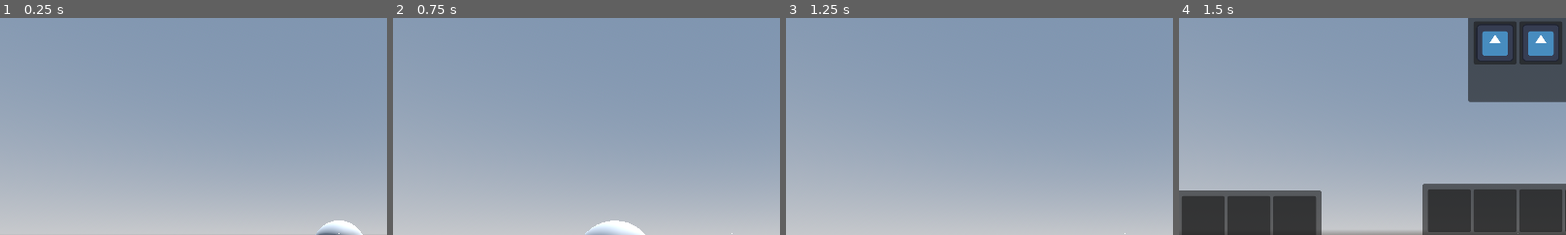
Above: before the commit, frames 1-4 (left to right).
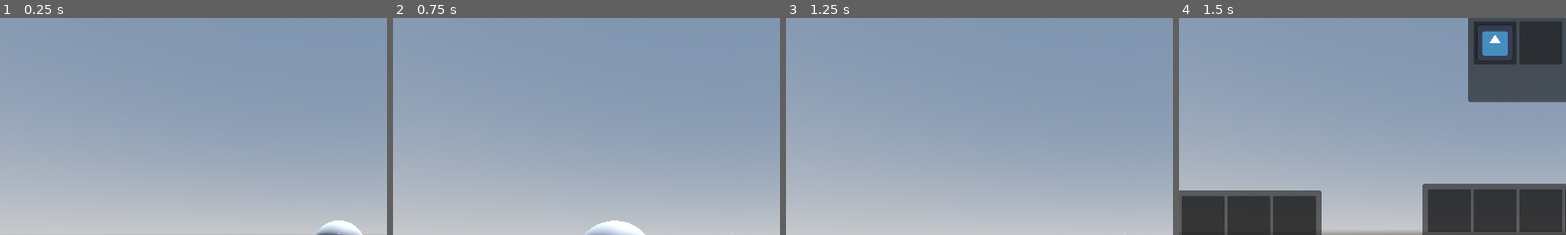
Above: after the commit, the same moments.

Repository: jevonsp/boomer-shooter
Game: Godot game, scene res://main/main.tscn
Two runs of this game, one before a commit and one after it. Both use one fixed random seed, a clock stepped at 60 frames per second and the inputs below. The engine's default icon, where the game draws it, is replaced by a stand-in: a white triangle on a blue panel in a dark square.
Inputs (mouse positions are % of the whole screen's width and height, from its top left):
- Up to frame 1 (0.25 s): no input
- Up to frame 2 (0.75 s): tap Enter at 0.5 s; move the mouse to (55, 50) at 0.52 s; hold W from 0.53 s (still down); tap E at 0.6 s; click (55, 50) at 0.67 s
- Up to frame 3 (1.25 s): keep holding W; tap Space at 0.77 s
- Up to frame 4 (1.5 s): keep holding W; move the mouse to (45, 50) at 1.27 s; tap Tab at 1.35 s; click (45, 50) at 1.42 s
The pictures show only the part of the screen within x 6-56%, y 0-50%; the shares and areas given below are measured in that part.

Frames 1-3 are identical in both runs. In frame 4, 1.4% of the frame differs, in the area x 88-98%, y 3-20%.

Commit message:
Added Raycast Pistol

Diff:
--- a/enemies/enemy.tscn
+++ b/enemies/enemy.tscn
@@ -9,16 +9,16 @@
 [node name="Enemy" type="Node3D"]
 script = ExtResource("1_fw1ev")
 
-[node name="Area3D" type="Area3D" parent="."]
+[node name="Enemy" type="Area3D" parent="." groups=["enemy"]]
 transform = Transform3D(1, 0, 0, 0, 1, 0, 0, 0, 1, 0, 1, 0)
 collision_layer = 8
 collision_mask = 11
 
-[node name="CollisionShape3D" type="CollisionShape3D" parent="Area3D"]
+[node name="CollisionShape3D" type="CollisionShape3D" parent="Enemy"]
 shape = SubResource("CapsuleShape3D_x4ssu")
 
 [node name="MeshInstance3D" type="MeshInstance3D" parent="."]
 transform = Transform3D(1, 0, 0, 0, 1, 0, 0, 0, 1, 0, 1, 0)
 mesh = SubResource("CapsuleMesh_fw1ev")
 
-[connection signal="body_entered" from="Area3D" to="." method="_on_area_3d_body_entered"]
+[connection signal="body_entered" from="Enemy" to="." method="_on_area_3d_body_entered"]
--- /dev/null
+++ b/inventory/item/items/TestRaycastPistol.tres
@@ -0,0 +1,13 @@
+[gd_resource type="Resource" script_class="ItemDataWeapon" load_steps=4 format=3 uid="uid://bmfk51bmftshp"]
+
+[ext_resource type="PackedScene" uid="uid://b564uk326abws" path="res://weapons/pistol/raycast_pistol.tscn" id="1_o54nn"]
+[ext_resource type="Script" uid="uid://dvq4sgea0xmxv" path="res://inventory/item/ItemDataWeapon.gd" id="1_y7ula"]
+[ext_resource type="Texture2D" uid="uid://bdrkc6m8wike2" path="res://icon.svg" id="3_c5gi2"]
+
+[resource]
+script = ExtResource("1_y7ula")
+MODEL = ExtResource("1_o54nn")
+name = "Test Raycast Pistol"
+description = "Hitscan instead of projectile"
+texture = ExtResource("3_c5gi2")
+metadata/_custom_type_script = "uid://dvq4sgea0xmxv"
--- a/main/main.tscn
+++ b/main/main.tscn
@@ -10,8 +10,7 @@
 [ext_resource type="PackedScene" uid="uid://cwboq6egcbhqv" path="res://objects/interactables/chest.tscn" id="8_67ri8"]
 [ext_resource type="PackedScene" uid="uid://creqratlq8k0q" path="res://inventory/item/pickups/pickup.tscn" id="9_grrlh"]
 [ext_resource type="Script" uid="uid://ucu2pnv7c5go" path="res://inventory/slot/SlotData.gd" id="10_0i4oc"]
-[ext_resource type="Resource" uid="uid://cyfgxpj4jsv48" path="res://inventory/item/items/TestRifle.tres" id="10_fwcvl"]
-[ext_resource type="Resource" uid="uid://ceflps17hl33x" path="res://inventory/item/items/TestPistol.tres" id="12_na0o7"]
+[ext_resource type="Resource" uid="uid://bmfk51bmftshp" path="res://inventory/item/items/TestRaycastPistol.tres" id="10_bsumw"]
 
 [sub_resource type="ProceduralSkyMaterial" id="ProceduralSkyMaterial_xwkvk"]
 
@@ -31,12 +30,7 @@
 
 [sub_resource type="Resource" id="Resource_bsumw"]
 script = ExtResource("10_0i4oc")
-item_data = ExtResource("10_fwcvl")
-metadata/_custom_type_script = "uid://ucu2pnv7c5go"
-
-[sub_resource type="Resource" id="Resource_73k8k"]
-script = ExtResource("10_0i4oc")
-item_data = ExtResource("12_na0o7")
+item_data = ExtResource("10_bsumw")
 metadata/_custom_type_script = "uid://ucu2pnv7c5go"
 
 [node name="Main" type="Node"]
@@ -129,9 +123,9 @@
 [node name="MeshInstance3D" type="MeshInstance3D" parent="."]
 mesh = SubResource("BoxMesh_53q0u")
 
-[node name="StaticBody3D" type="StaticBody3D" parent="MeshInstance3D"]
+[node name="Floor" type="StaticBody3D" parent="MeshInstance3D"]
 
-[node name="CollisionShape3D" type="CollisionShape3D" parent="MeshInstance3D/StaticBody3D"]
+[node name="CollisionShape3D" type="CollisionShape3D" parent="MeshInstance3D/Floor"]
 shape = SubResource("BoxShape3D_53q0u")
 
 [node name="Player" parent="." instance=ExtResource("1_53q0u")]
@@ -146,7 +140,3 @@
 [node name="Pickup" parent="." instance=ExtResource("9_grrlh")]
 transform = Transform3D(1, 0, 0, 0, 1, 0, 0, 0, 1, -0.51416826, 1.4375262, 0.09114444)
 slot_data = SubResource("Resource_bsumw")
-
-[node name="Pickup2" parent="." instance=ExtResource("9_grrlh")]
-transform = Transform3D(1, 0, 0, 0, 1, 0, 0, 0, 1, -0.07185149, 1.4375262, 0.3877678)
-slot_data = SubResource("Resource_73k8k")
--- a/project.godot
+++ b/project.godot
@@ -23,6 +23,7 @@
 [global_group]
 
 external_inventory=""
+enemy=""
 
 [layer_names]
 
--- /dev/null
+++ b/weapons/pistol/raycast_pistol.gd
@@ -0,0 +1,34 @@
+extends Weapon
+var camera: Camera3D
+var line_mesh: MeshInstance3D
+var immediate_mesh: ImmediateMesh
+@onready var marker_3d: Marker3D = $Marker3D
+
+func _ready() -> void:
+	line_mesh = MeshInstance3D.new()
+	immediate_mesh = ImmediateMesh.new()
+	line_mesh.mesh = immediate_mesh
+	add_child(line_mesh)
+	camera = PlayerManager.player.camera
+
+func fire():
+	if not is_enabled:
+		return
+	var space = get_world_3d().direct_space_state
+	var query = PhysicsRayQueryParameters3D.create(
+				camera.global_position,
+				camera.global_position - camera.global_transform.basis.z * 100
+	)
+	query.collision_mask = (1 << 0) | (1 << 3)
+	query.collide_with_areas = true
+	var collision = space.intersect_ray(query)
+	var from = marker_3d.global_position
+	var to
+	if collision:
+		if collision.collider.is_in_group("enemy"):
+			print("hit enemy")
+		else:
+			print(collision.collider.name)
+		to = collision.position
+	else:
+		to = camera.global_position - camera.global_transform.basis.z * 100
--- /dev/null
+++ b/weapons/pistol/raycast_pistol.tscn
@@ -0,0 +1,26 @@
+[gd_scene load_steps=4 format=3 uid="uid://b564uk326abws"]
+
+[ext_resource type="Script" uid="uid://nyxnpypes6fd" path="res://weapons/pistol/raycast_pistol.gd" id="1_qdw6y"]
+
+[sub_resource type="BoxMesh" id="BoxMesh_nosnq"]
+size = Vector3(1, 0.25, 0.25)
+
+[sub_resource type="BoxMesh" id="BoxMesh_tsf64"]
+size = Vector3(0.25, 0.4, 0.25)
+
+[node name="RaycastPistol" type="Node3D"]
+script = ExtResource("1_qdw6y")
+
+[node name="Model" type="Node3D" parent="."]
+
+[node name="Gun" type="MeshInstance3D" parent="Model"]
+transform = Transform3D(-4.371139e-08, 0, -1, 0, 1, 0, 1, 0, -4.371139e-08, 0, 0, -0.2718191)
+mesh = SubResource("BoxMesh_nosnq")
+skeleton = NodePath("../..")
+
+[node name="MeshInstance3D" type="MeshInstance3D" parent="Model/Gun"]
+transform = Transform3D(1, 0, 0, 0, 1, 0, 0, 0, 1, 0.3572808, -0.215442, 1.606523e-08)
+mesh = SubResource("BoxMesh_tsf64")
+
+[node name="Marker3D" type="Marker3D" parent="."]
+transform = Transform3D(1, 0, 0, 0, 1, 0, 0, 0, 1, 0, 0, -0.7859471)
Not shown: 1 places in main/main.tscn that only renumber resources
Not shown, added: weapons/pistol/raycast_pistol.gd.uid
